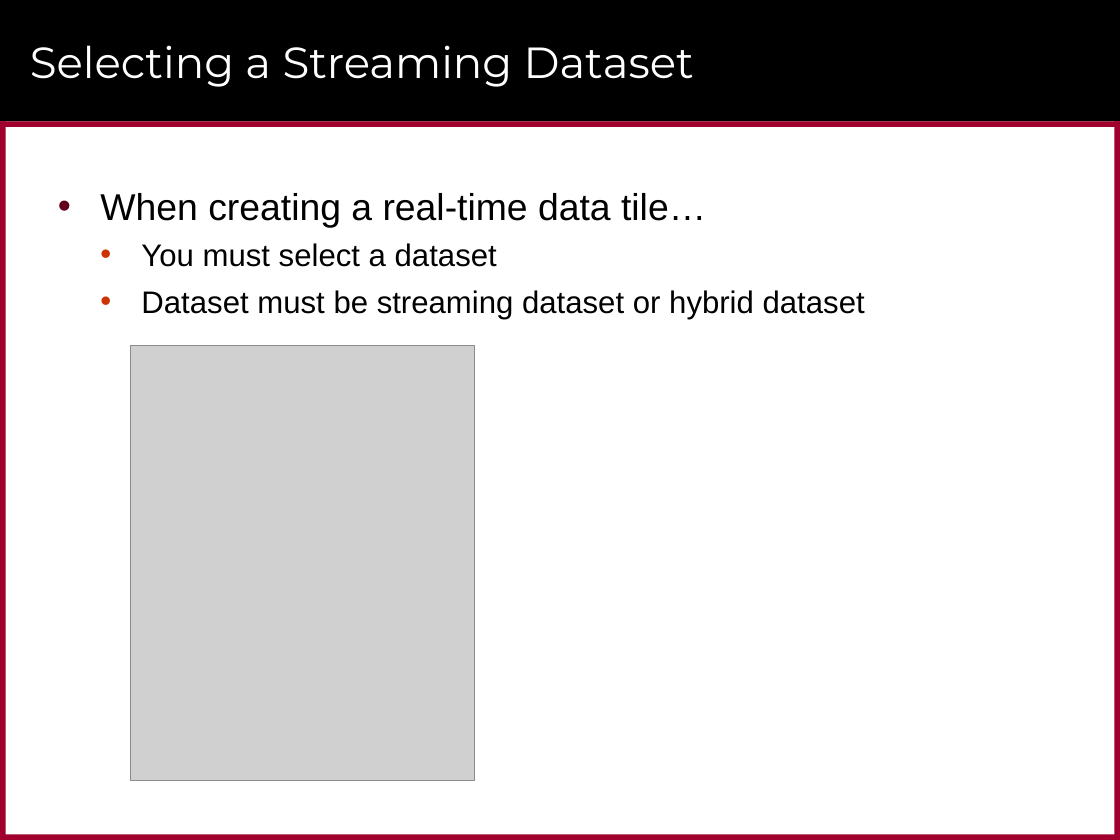
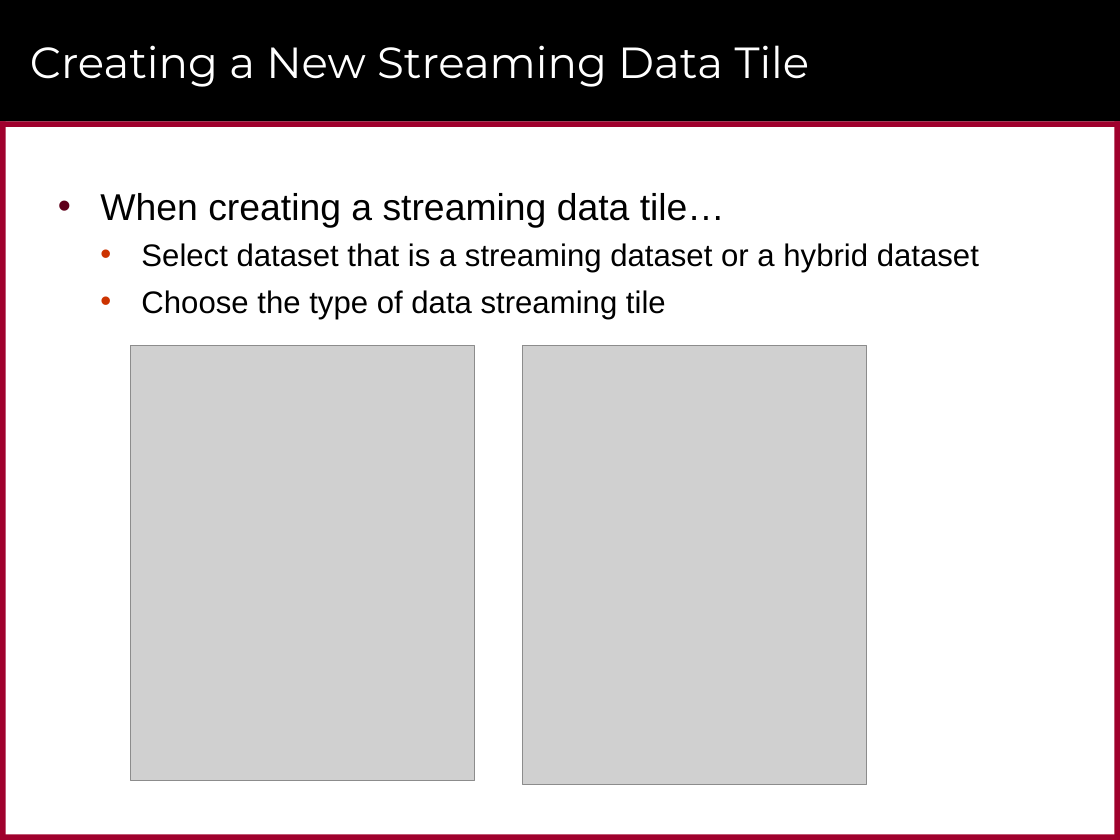
Before and after one commit to CriticalPathTraining/RealtimeDashboards, a slide deck: slide 19 of RealtimeDashboards.pptx (slide 18 before the commit). Drawn at 1120x840 pixels with LibreOffice and Linux fonts; fonts in the diff are those of the drawing; grey boxes stand for pictures; background and template pictures are left out. Boxes give left, top, right and bottom in pixels: in the first picture for what was removed or moved away, otherwise in the second. Text is boxed around its words. In the diff, an @@ line names an element or a change of style, - is before the commit and + after.

```diff
--- a/RealtimeDashboards.pptx
+++ b/RealtimeDashboards.pptx
@@ title at (x1=30, y1=45, x2=810, y2=87): text changed @@
-Selecting a Streaming Dataset
+Creating a New Streaming Data Tile
@@ text at (x1=100, y1=193, x2=979, y2=319): text changed @@
-• When creating a real-time data tile…
-  • You must select a dataset
-  • Dataset must be streaming dataset or hybrid dataset
+• When creating a streaming data tile…
+  • Select dataset that is a streaming dataset or a hybrid dataset
+  • Choose the type of data streaming tile
@@ picture added at (x1=523, y1=345, x2=867, y2=784) @@
```
Also in this commit, not shown: 3 other slides changed, 5 slides added, 13 slides removed, 3 other files.
